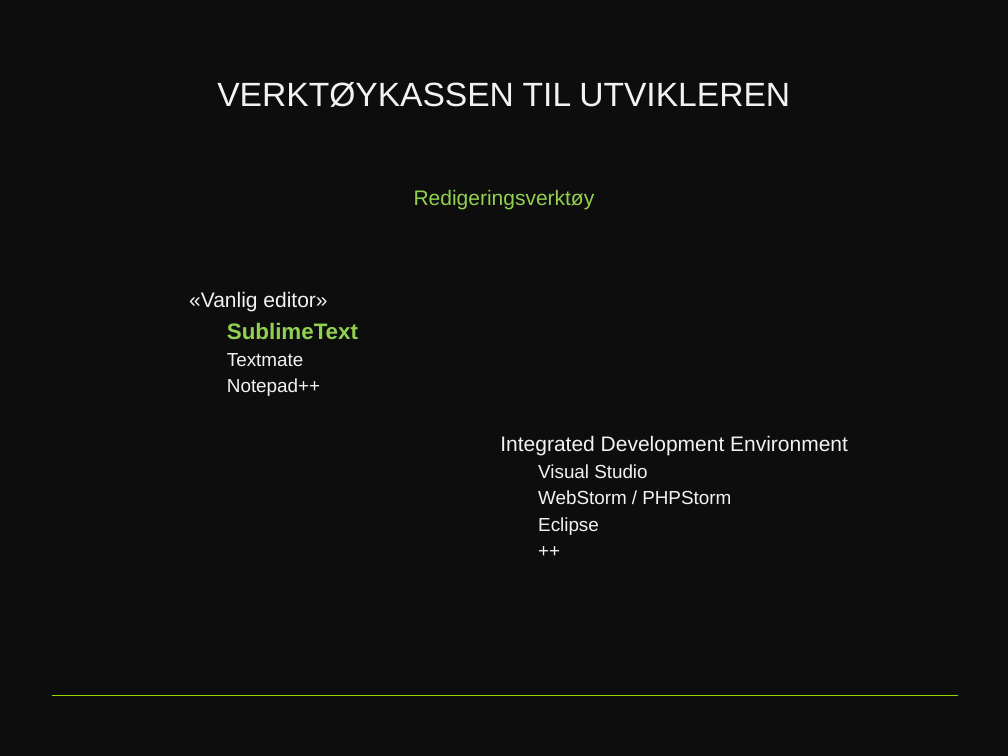
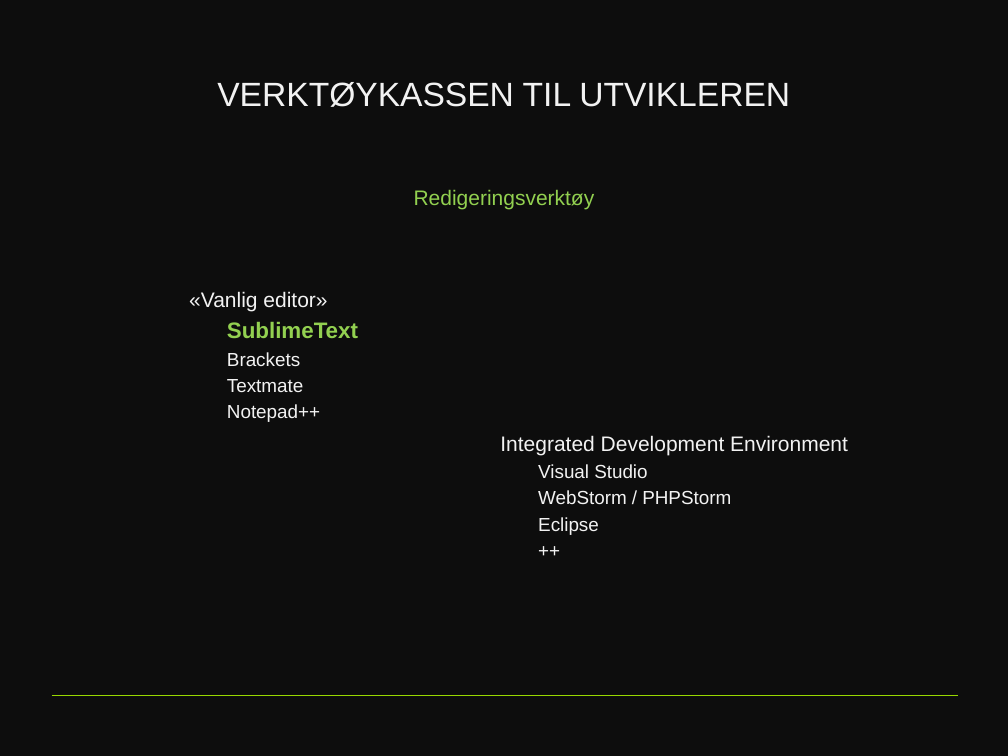
Before and after one commit to Norkart/Webatlas.js-doc, a slide deck: slide 15 of Kursmateriell/presentasjoner/Webatlas.js-kart-pa-web.pptx. Drawn at 1008x756 pixels with LibreOffice and Linux fonts; fonts in the diff are those of the drawing; background and template pictures are left out. Boxes give left, top, right and bottom in pixels: in the first picture for what was removed or moved away, otherwise in the second. Text is boxed around its words. In the diff, an @@ line names an element or a change of style, - is before the commit and + after.

Commit message:
added pdf presentations + colortheory.pdf

```diff
--- a/Kursmateriell/presentasjoner/Webatlas.js-kart-pa-web.pptx
+++ b/Kursmateriell/presentasjoner/Webatlas.js-kart-pa-web.pptx
@@ text at (227,352,300,366): paragraph added @@
+  Brackets
```
Also in this commit, not shown: 1 other slide changed, 2 other files.
